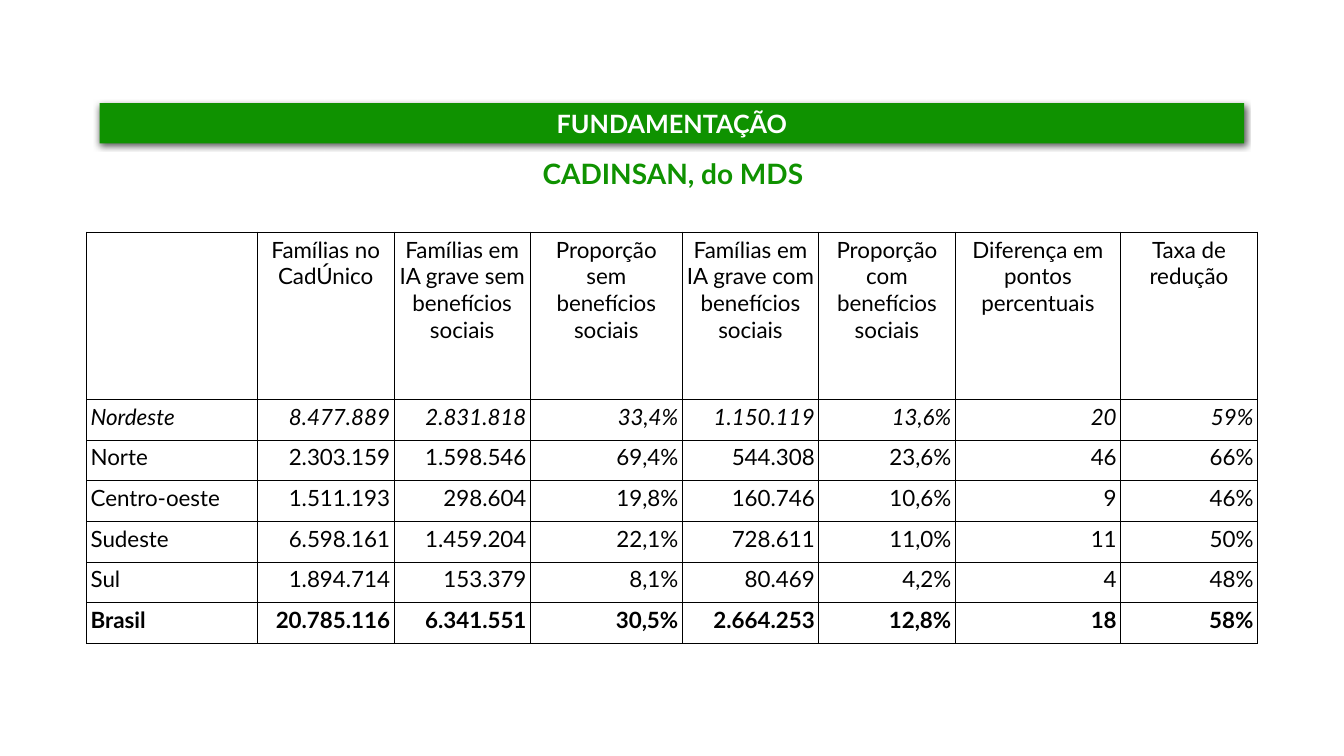
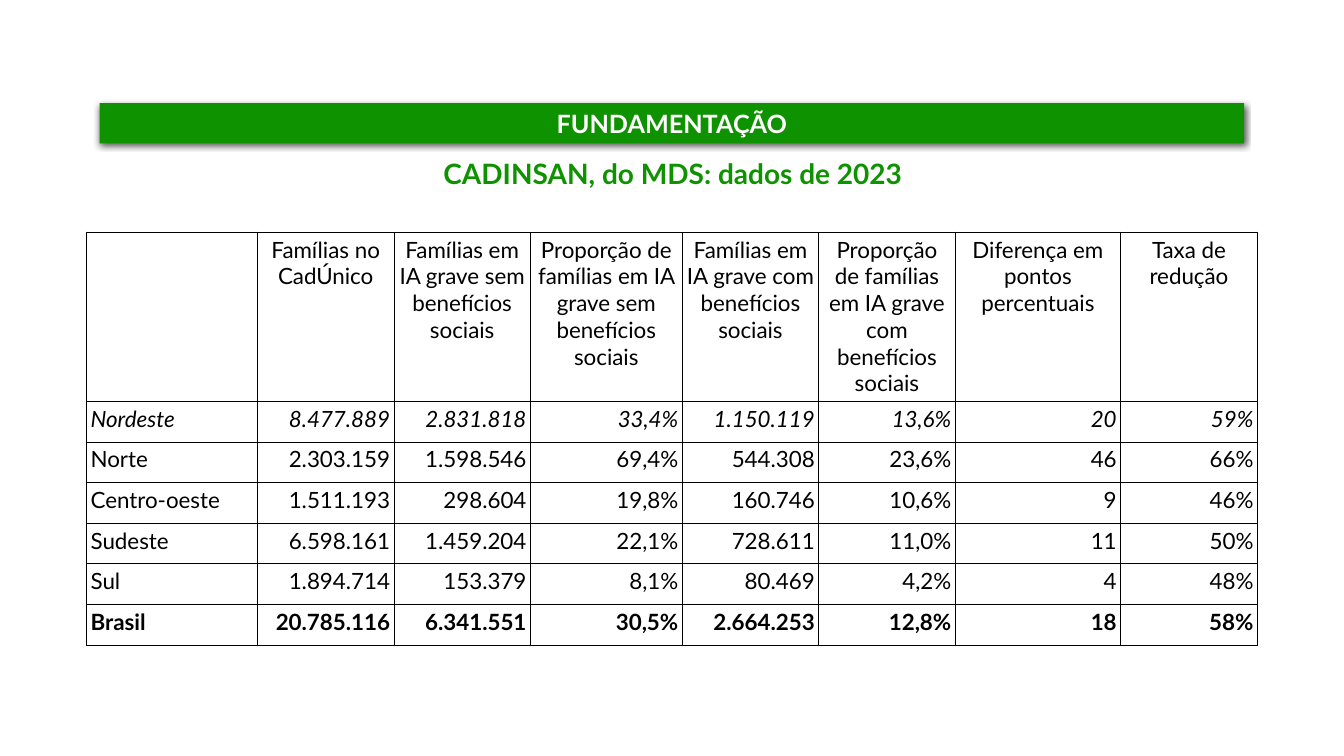
Before and after one commit to DISOC-Estudos-Sociais/indicador_csf, a slide deck: slide 5 of outputs/apresentacao_resultados.pptx. Drawn at 1344x756 pixels with LibreOffice and Linux fonts; fonts in the diff are those of the drawing; background and template pictures are left out. Boxes give left, top, right and bottom in pixels: in the first picture for what was removed or moved away, otherwise in the second. Text is boxed around its words. In the diff, an @@ line names an element or a change of style, - is before the commit and + after.

```diff
--- a/outputs/apresentacao_resultados.pptx
+++ b/outputs/apresentacao_resultados.pptx
@@ text at [443, 163, 902, 188]: text changed @@
-CADINSAN, do MDS
+CADINSAN, do MDS: dados de 2023
@@ table at [87, 232, 1256, 643] @@
-row 1, column 4: Proporção sem benefícios sociais
+row 1, column 4: Proporção de famílias em IA grave sem benefícios sociais
-row 1, column 6: Proporção com benefícios sociais
+row 1, column 6: Proporção de famílias em IA grave com benefícios sociais
```
Also in this commit, not shown: 6 other slides changed, 3 slides added, 1 slide removed, 4 other files.
